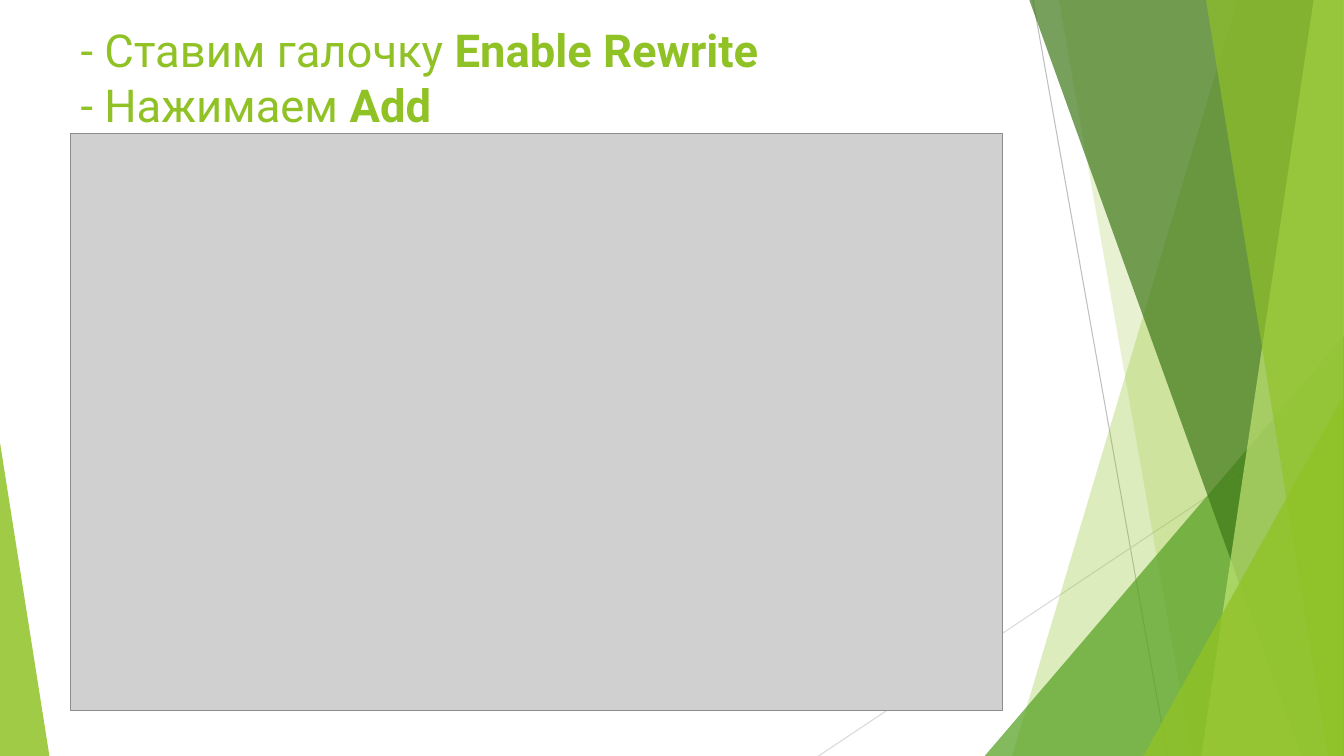
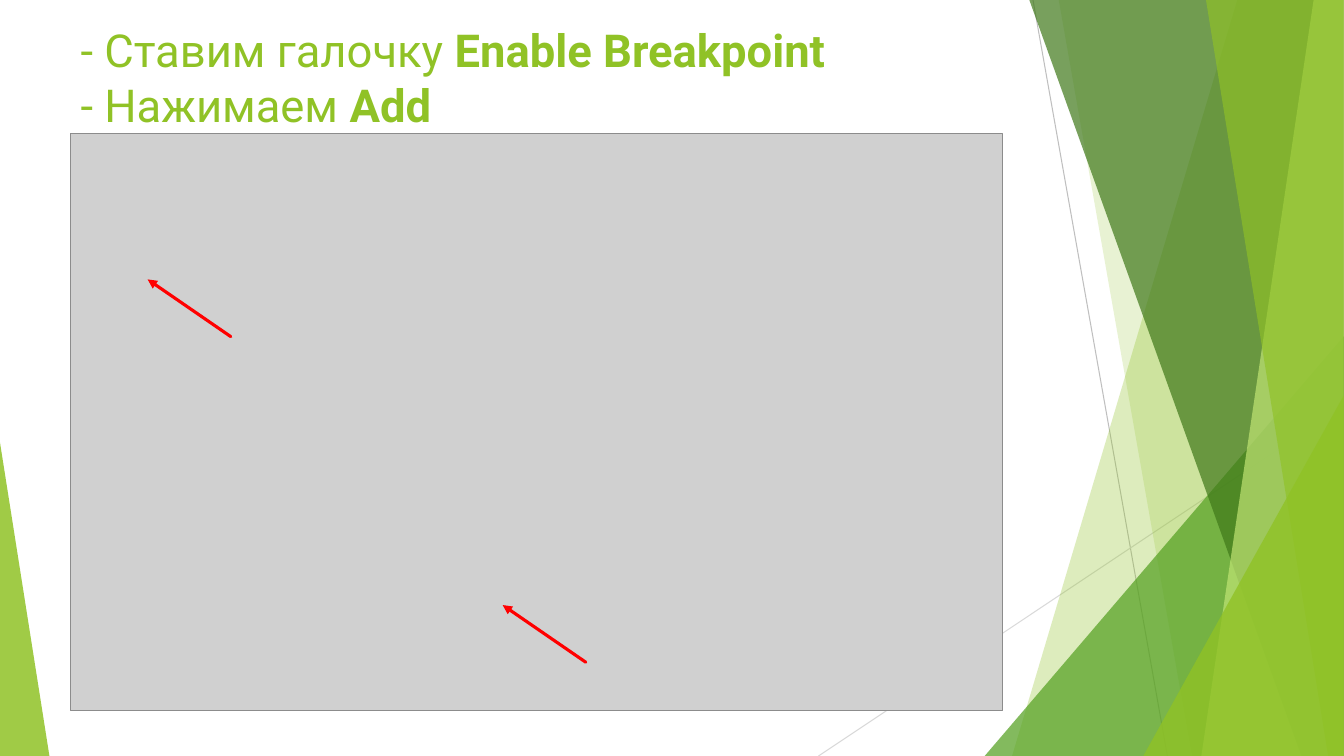
Before and after one commit to IrKoshel/Charles_Fiddler, a slide deck: slide 11 of My_Task_2_Charles_Breakepoint_Settings.pptx. Drawn at 1344x756 pixels with LibreOffice and Linux fonts; fonts in the diff are those of the drawing; grey boxes stand for pictures. Boxes give left, top, right and bottom in pixels: in the first picture for what was removed or moved away, otherwise in the second. Text is boxed around its words. In the diff, an @@ line names an element or a change of style, - is before the commit and + after.

```diff
--- a/My_Task_2_Charles_Breakepoint_Settings.pptx
+++ b/My_Task_2_Charles_Breakepoint_Settings.pptx
@@ title at box(104, 33, 825, 123): text changed @@
-- Ставим галочку Enable Rewrite
-- Нажимаем Add
+- Ставим галочку Enable Breakpoint
+- Нажимаем Add
@@ arrow added from (231, 337) to (147, 279), #FF0000 2.25 pt @@
@@ arrow added from (586, 662) to (503, 605), #FF0000 2.25 pt @@
```
Also in this commit, not shown: 22 other slides changed, 5 other files.
